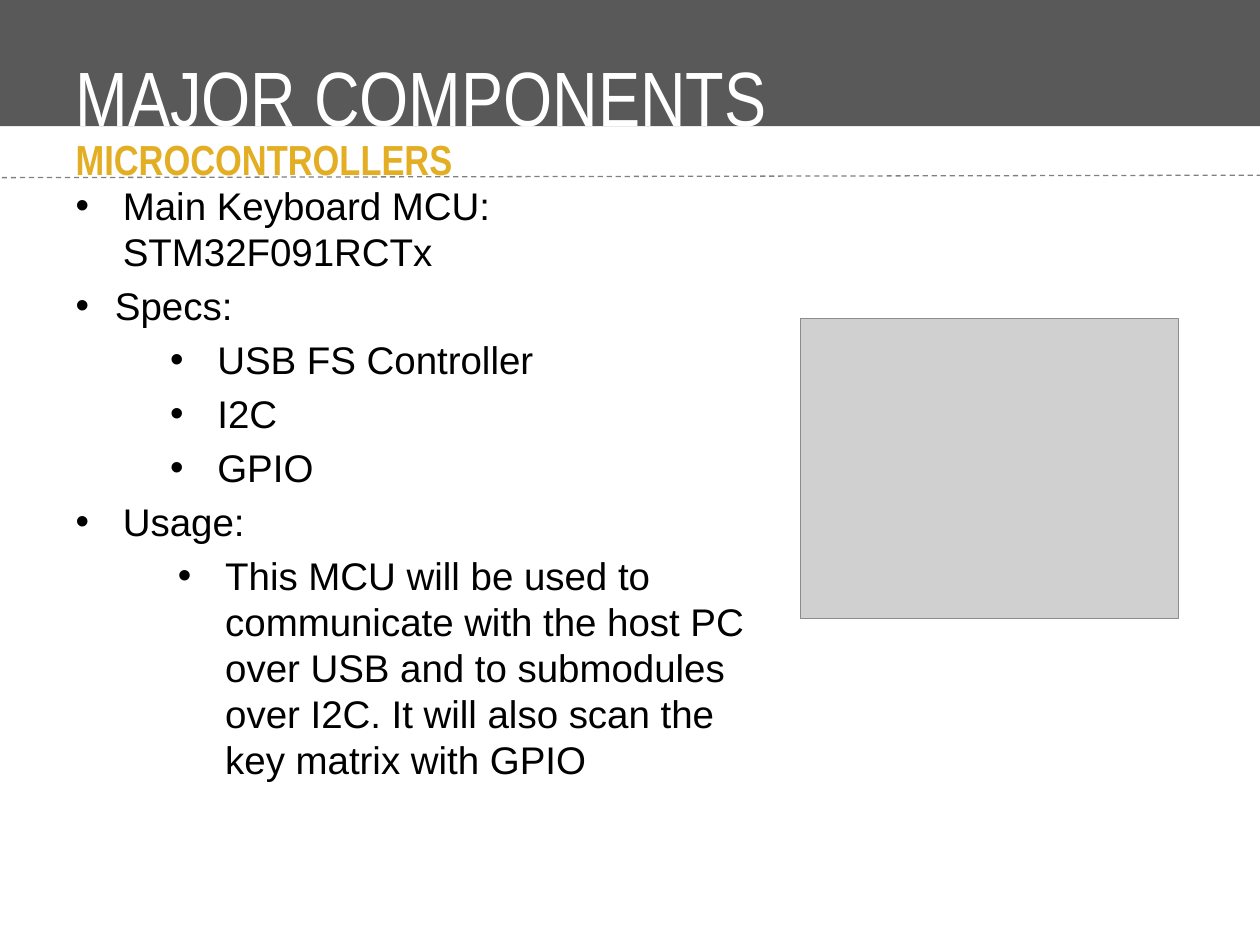
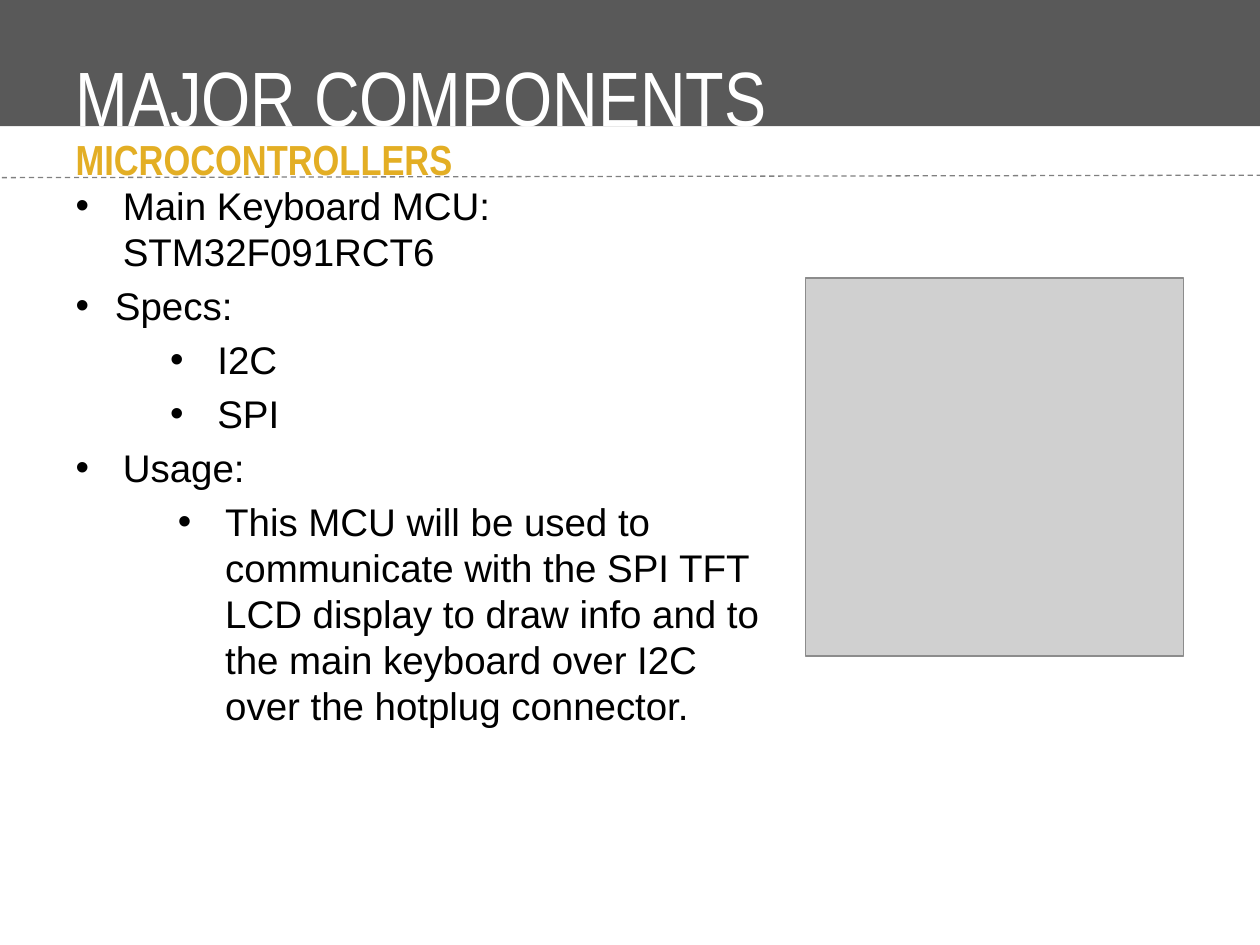
Before and after one commit to Ashassins/NYAKB, a slide deck: slide 9 of Midterm Review Presentation/Midterm Design Review Presentation Template.pptx. Drawn at 1260x945 pixels with LibreOffice and Linux fonts; fonts in the diff are those of the drawing; grey boxes stand for pictures; background and template pictures are left out. Boxes give left, top, right and bottom in pixels: in the first picture for what was removed or moved away, otherwise in the second. Text is boxed around its words. In the diff, an @@ line names an element or a change of style, - is before the commit and + after.

```diff
--- a/Midterm Review Presentation/Midterm Design Review Presentation Template.pptx
+++ b/Midterm Review Presentation/Midterm Design Review Presentation Template.pptx
@@ text at (123, 192, 490, 267): text changed @@
-• Main Keyboard MCU: STM32F091RCTx
+• Main Keyboard MCU: STM32F091RCT6
@@ picture: place and size @@
-picture at (800, 319, 1178, 619)
+picture at (805, 278, 1183, 656)
@@ text at (217, 346, 534, 375): paragraph removed @@
-  • USB FS Controller
@@ text at (217, 401, 279, 429): text changed @@
-  • GPIO
+  • SPI
@@ text at (225, 508, 759, 728): text changed @@
-  • This MCU will be used to communicate with the host PC over USB and to submodules over I2C. It will also scan the key matrix with GPIO
+  • This MCU will be used to communicate with the SPI TFT LCD display to draw info and to the main keyboard over I2C over the hotplug connector.
```
Also in this commit, not shown: 1 other slide changed, 1 other file.
